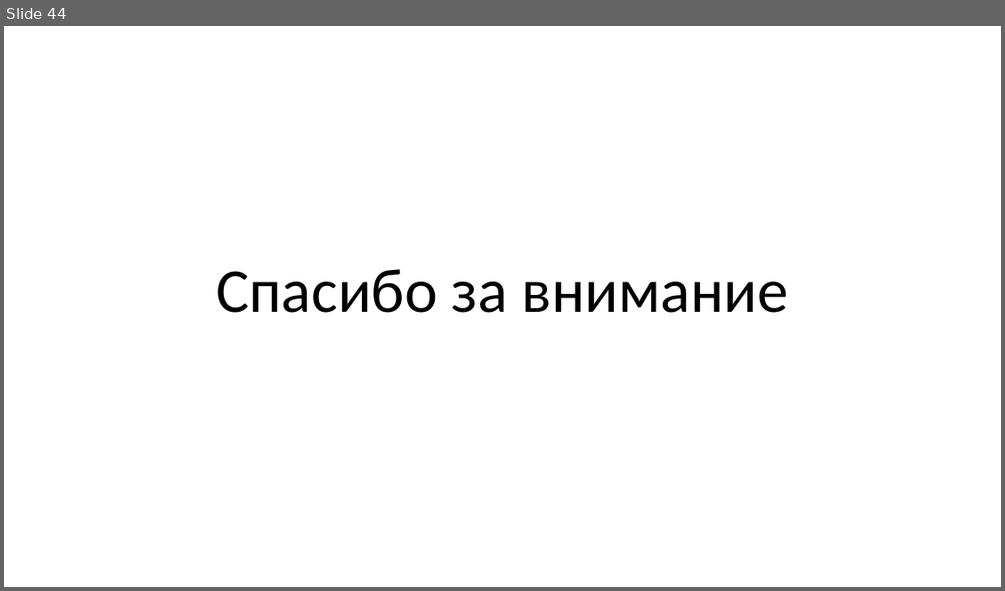
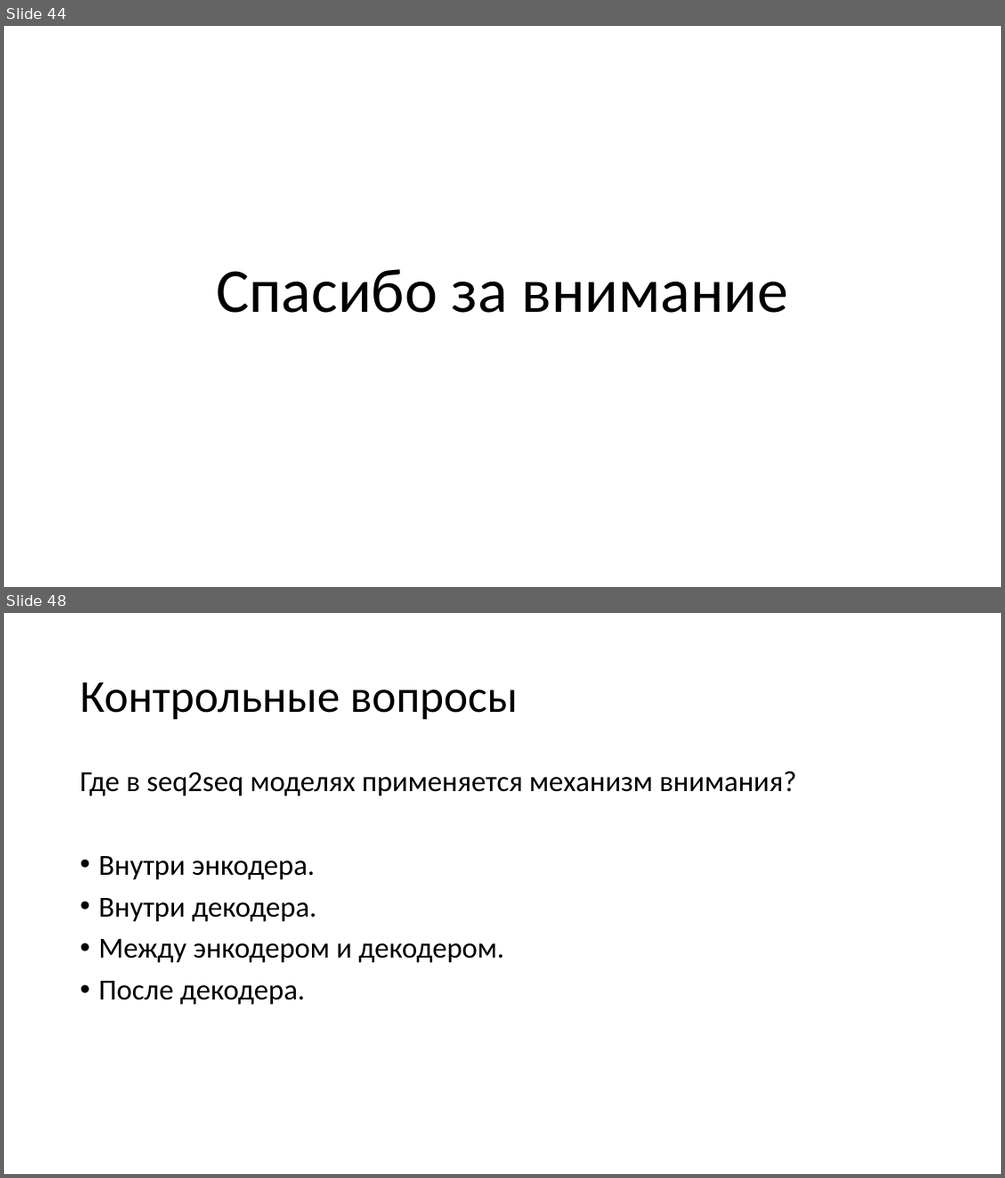
Before and after one commit to mosalov/AI_main_lectures, a slide deck: Лекция 12 21_04_2021.pptx. Shown one above the other, each under a label of ours: slide 44 before the commit, slides 44 and 48 after it; the slides between them are not shown. The pictures are 1005x591 and 1005x1178 pixels, drawn with LibreOffice and Linux fonts; fonts in the diff are those of the drawing. Boxes give left, top, right and bottom in pixels: in the first picture for what was removed or moved away, otherwise in the second. Text is boxed around its words. In the diff, an @@ line names an element or a change of style, - is before the commit and + after.

Commit message:
Добавил вопросы к лекции №12.

```diff
--- a/Лекция 12 21_04_2021.pptx
+++ b/Лекция 12 21_04_2021.pptx
@@ slide 48 added at (4, 613, 1001, 1174), background #FFFFFF @@
@@ title added at (80, 682, 518, 720), 44 pt, text #000000 @@
+Контрольные вопросы
@@ text added at (80, 771, 796, 1005), 28 pt, text #000000 @@
+Где в seq2seq моделях применяется механизм внимания?
+• Внутри энкодера.
+• Внутри декодера.
+• Между энкодером и декодером.
+• После декодера.
```
Also in this commit, not shown: 1 slide changed, 5 other slides added, 2 other files.
